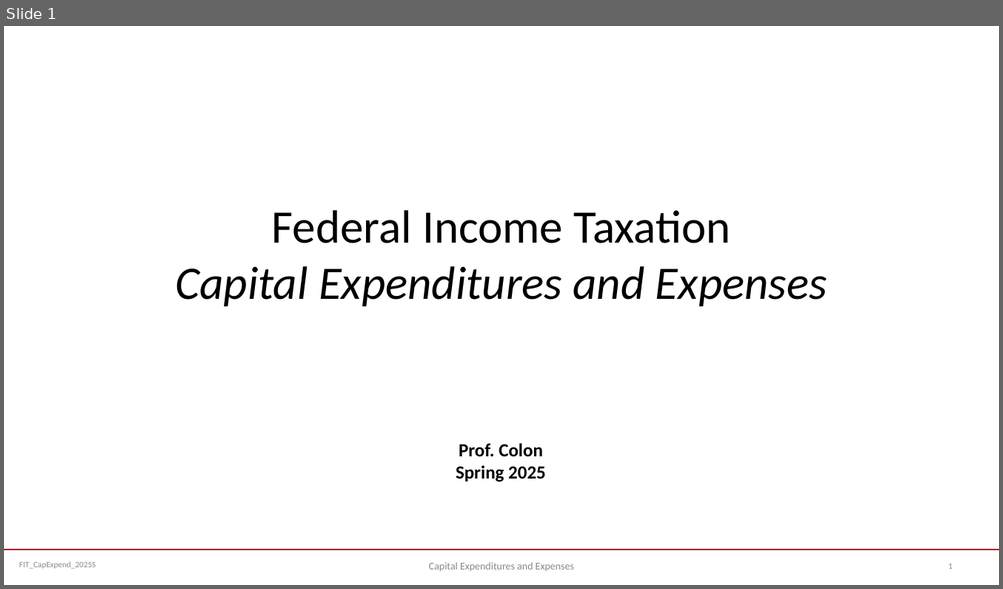
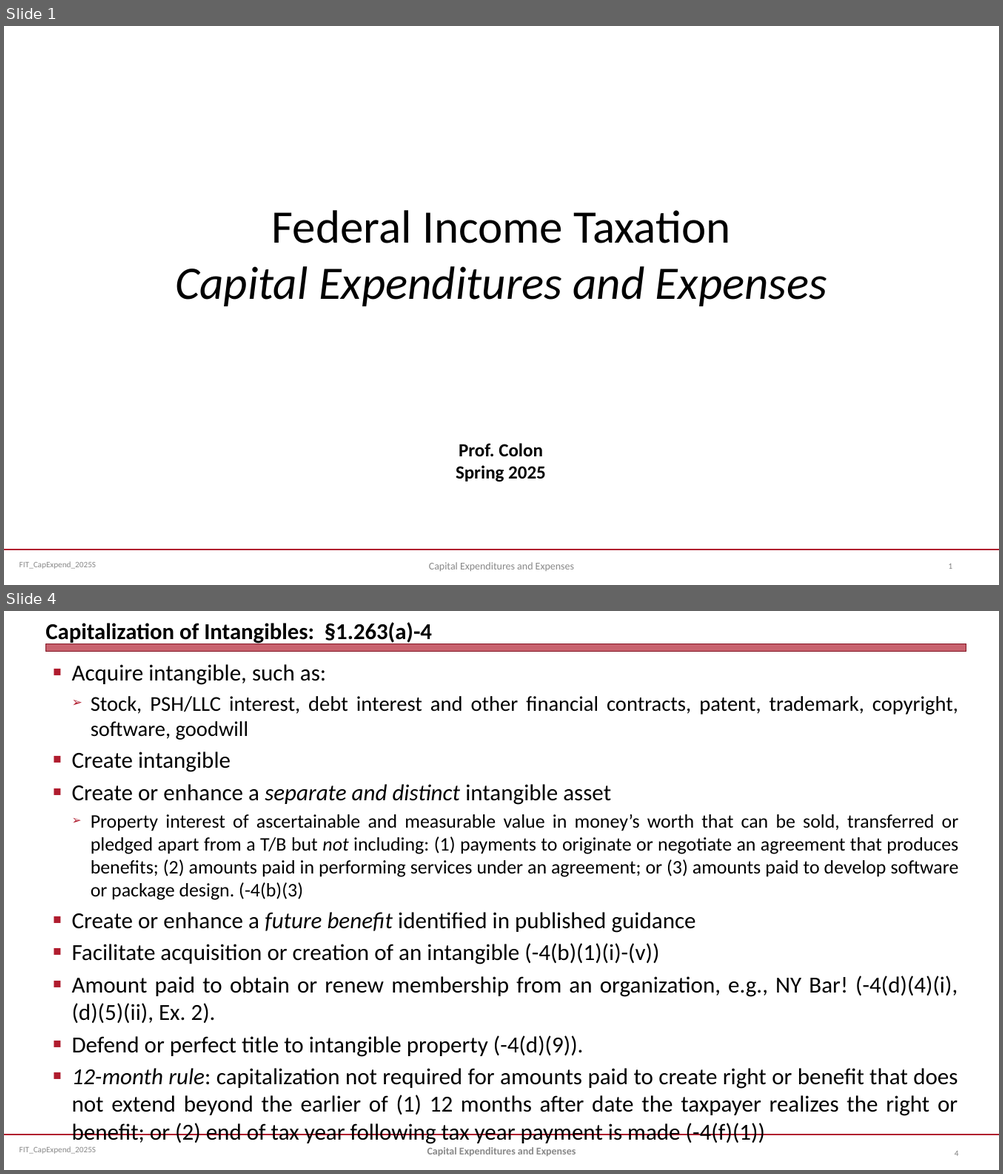
Before and after one commit to jmc877/Fed-Income-Tax, a slide deck: slides/FIT_CapExpend_2025S.pptx. Shown one above the other, each under a label of ours: slide 1 before the commit, slides 1 and 4 after it; the slides between them are not shown. The pictures are 1003x589 and 1003x1174 pixels, drawn with LibreOffice and Linux fonts; fonts in the diff are those of the drawing. Boxes give left, top, right and bottom in pixels: in the first picture for what was removed or moved away, otherwise in the second. Text is boxed around its words. In the diff, an @@ line names an element or a change of style, - is before the commit and + after.

```diff
--- a/slides/FIT_CapExpend_2025S.pptx
+++ b/slides/FIT_CapExpend_2025S.pptx
@@ slide 4 added at bbox=[4, 611, 999, 1170], background #FFFFFF; not listed: 2 template elements that a slide beside it also shows @@
@@ title added at bbox=[45, 622, 432, 645], 22 pt, text #000000, bold @@
+Capitalization of Intangibles: §1.263(a)-4
@@ rectangle added at bbox=[45, 644, 966, 652], fill #B01C2E at 69% opacity, outline #821522 0 pt @@
@@ text added at bbox=[72, 664, 959, 1143], 22.2 pt, text #000000 @@
+■ Acquire intangible, such as:
+  ➢ Stock, PSH/LLC interest, debt interest and other financial contracts, patent, trademark, copyright, software, goodwill
+■ Create intangible
+■ Create or enhance a separate and distinct intangible asset
+  ➢ Property interest of ascertainable and measurable value in money’s worth that can be sold, transferred or pledged apart from a T/B but not including: (1) payments to originate or negotiate an agreement that produces benefits; (2) amounts paid in performing services under an agreement; or (3) amounts paid to develop software or package design. (-4(b)(3)
+■ Create or enhance a future benefit identified in published guidance
+■ Facilitate acquisition or creation of an intangible (-4(b)(1)(i)-(v))
+■ Amount paid to obtain or renew membership from an organization, e.g., NY Bar! (-4(d)(4)(i), (d)(5)(ii), Ex. 2).
+■ Defend or perfect title to intangible property (-4(d)(9)).
+■ 12-month rule: capitalization not required for amounts paid to create right or benefit that does not extend beyond the earlier of (1) 12 months after date the taxpayer realizes the right or benefit; or (2) end of tax year following tax year payment is made (-4(f)(1))
@@ text added at bbox=[427, 1147, 575, 1156], 10 pt, text #898989, bold @@
+Capital Expenditures and Expenses
@@ page number added at bbox=[954, 1151, 959, 1156], 8 pt, text #808080 @@
+4
```
Also in this commit, not shown: 1 slide changed, 7 other slides added, 1 other file.
